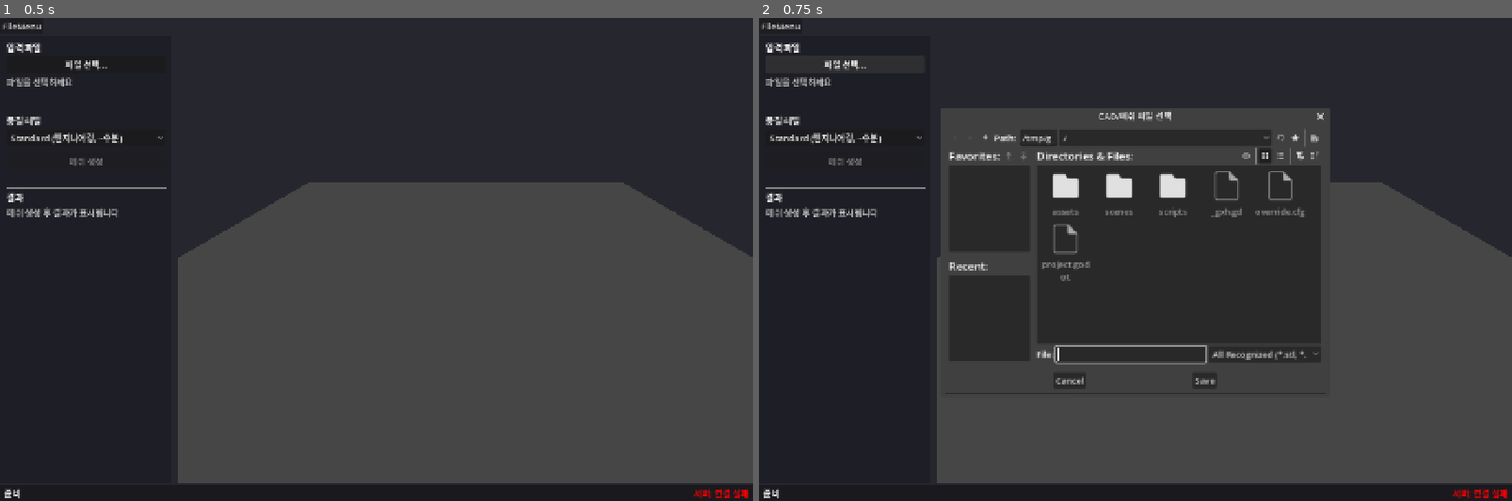
Above: before the commit, frames 1-2 (left to right).
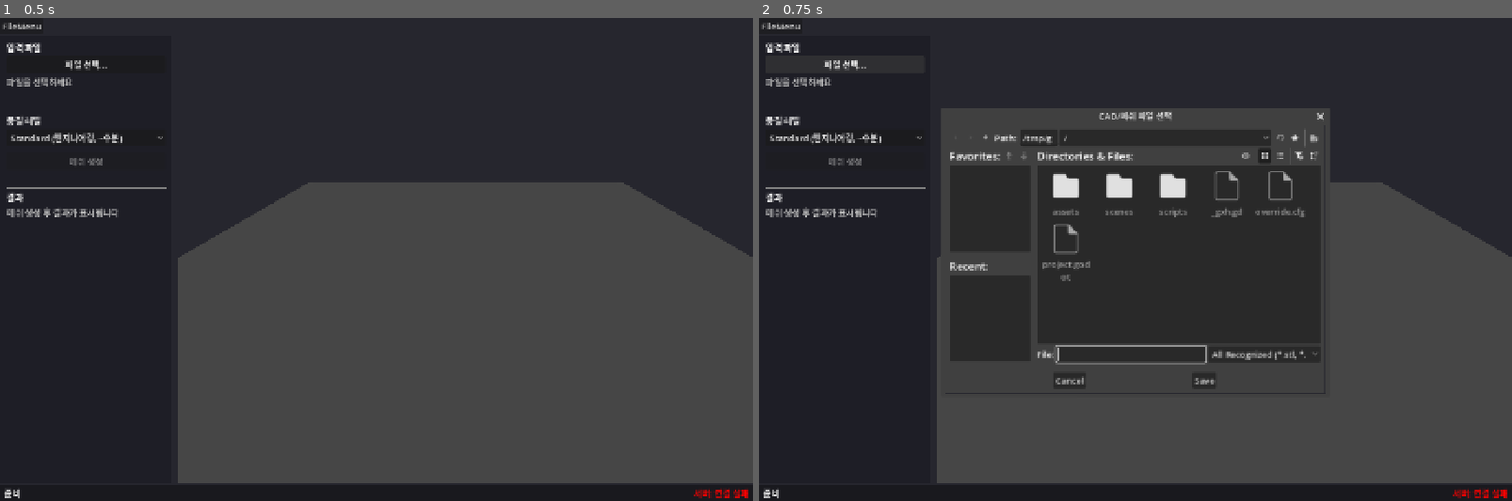
Above: after the commit, the same moments.

Repository: younglin90/AutoTessell
Game: Godot game, scene res://scenes/main.tscn
Same seed, same stepped clock (60 frames per second), same inputs: the game is played once before the commit and once after it.
Inputs:
- Up to frame 1 (0.5 s): no input
- Up to frame 2 (0.75 s): click "파일 선택..." at 0.5 s

Frame 1 is identical in both runs. In frame 2, 0.3% of the frame differs, in the area x 25-75%, y 19-76%.

Commit message:
fix: server verdict serialization for Godot WebSocket
- Use verdict.value instead of str(verdict) for JSON messages
  (str(Verdict.PASS) = "Verdict.PASS" in Python 3.11+)
- Ensures Godot receives "PASS" not "Verdict.PASS"

Benchmark results (draft quality, all models):
  sphere.stl:        3,356 cells  68.8°  PASS              2.0s
  naca0012.stl:        912 cells  81.8°  PASS_WITH_WARNINGS 4.5s
  box.step:          4,999 cells  76.1°  PASS              3.4s
  pipe.step:         6,779 cells  71.3°  PASS             17.9s
  cylinder_cad.step: 11,042 cells  59.0°  PASS             10.2s
  valve.step:       10,425 cells  71.8°  PASS             16.1s
  t_junction.step:   8,727 cells  75.5°  PASS             26.8s
  streamlined.step:  3,090 cells  82.4°  PASS_WITH_WARNINGS 3.4s
  broken_sphere.stl: 3,306 cells  68.8°  FAIL (intentional) 2.1s

Co-Authored-By: Claude Opus 4.6 (1M context) <noreply@anthropic.com>

Diff:
--- a/godot/project.godot
+++ b/godot/project.godot
@@ -3,10 +3,14 @@
 ; since the parameters that go here are not all obvious.
 ;
 ; Format:
-;   [header]
-;   key=value
+;   [section] ; section goes between []
+;   param=value ; assign values to parameters
 
 config_version=5
+
+[animation]
+
+compatibility/default_parent_skeleton_in_mesh_instance_3d=true
 
 [application]
 
@@ -14,7 +18,7 @@
 config/description="CAD/메쉬 → OpenFOAM polyMesh 자동 생성 도구"
 config/version="0.1.0"
 run/main_scene="res://scenes/main.tscn"
-config/features=PackedStringArray("4.3", "Forward Plus")
+config/features=PackedStringArray("4.6", "Forward Plus")
 config/icon="res://assets/icon.svg"
 
 [autoload]
@@ -26,11 +30,9 @@
 
 window/size/viewport_width=1400
 window/size/viewport_height=900
-window/size/resizable=true
 window/stretch/mode="canvas_items"
 
 [rendering]
 
-renderer/rendering_method="forward_plus"
 anti_aliasing/quality/msaa_3d=2
 environment/defaults/default_clear_color=Color(0.15, 0.15, 0.18, 1)
Not shown, added: godot/scripts/app_state.gd.uid
Not shown, added: godot/scripts/main_ui.gd.uid
Not shown, added: godot/scripts/mesh_viewer.gd.uid
Not shown, added: godot/scripts/quality_colormap.gd.uid
Not shown, added: godot/scripts/settings_manager.gd.uid
Not shown, added: godot/scripts/sidebar.gd.uid
Not shown, added: godot/scripts/status_bar.gd.uid
Not shown, added: godot/scripts/websocket_client.gd.uid
Not shown, changed: desktop/server.py
